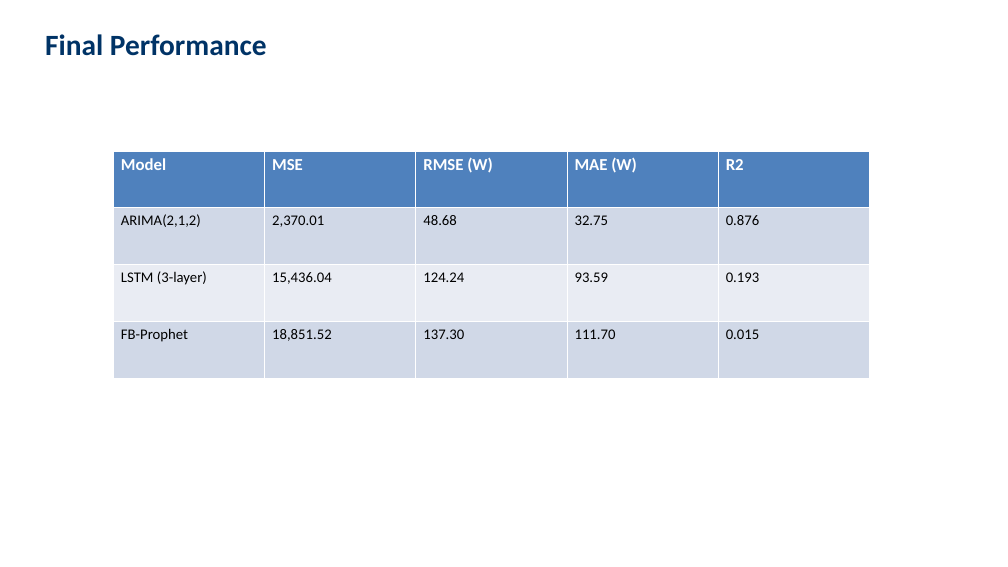
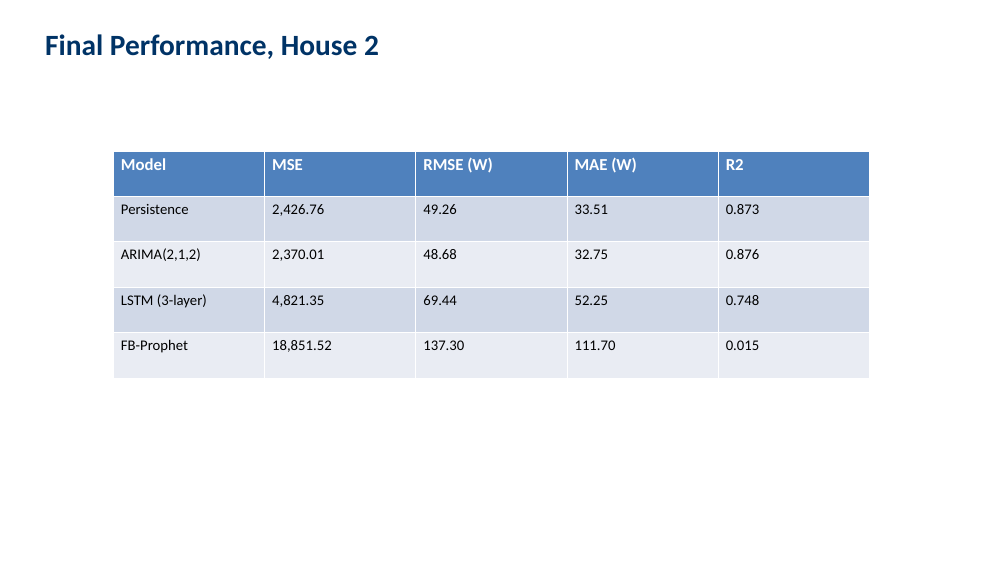
Before and after one commit to RsGoksel/refit-energy-forecasting, a slide deck: slide 11 of EBT629E_Project_Presentation.pptx (slide 10 before the commit). Drawn at 1008x567 pixels with LibreOffice and Linux fonts; fonts in the diff are those of the drawing. Boxes give left, top, right and bottom in pixels: in the first picture for what was removed or moved away, otherwise in the second. Text is boxed around its words. In the diff, an @@ line names an element or a change of style, - is before the commit and + after.

Commit message:
Add persistence baseline, Diebold-Mariano test, and cross-house validation
Major scientific update with three new analyses pushing methodological rigor:

1. Persistence baseline (y_hat[t] = y[t-1]) added as sanity check.
   - On House 2: R2 = 0.873 (vs ARIMA's 0.876, LSTM's 0.748, Prophet's 0.015)
   - Reveals that lag-1 autocorrelation dominates daily residential energy.

2. Diebold-Mariano test (Harvey-Leybourne-Newbold corrected) for statistical
   significance of forecast accuracy differences.
   - ARIMA vs Persistence: p=0.665 (NOT significant) - the apparent ARIMA win is noise
   - LSTM vs Persistence: p<0.001 (Persistence significantly better)
   - Prophet vs Persistence: p<0.001 (Persistence significantly better)
   - ARIMA vs LSTM/Prophet: p<0.001 (ARIMA significantly better)

3. Cross-house validation on Houses 1, 2, 5. Ranking is consistent on all three:
   Persistence ~ ARIMA > LSTM > Prophet, with Prophet often producing
   negative R2 (worse than predicting the mean).

Files changed:
- energy_forecasting.py: added run_persistence(), diebold_mariano_test(),
  4-model evaluation, cost interpretation output
- cross_house_validation.py: NEW, runs full pipeline on 3 houses
- regenerate_results_plots.py: NEW, refreshes plots from saved CSVs
- generate_final_report.py / _TR.py: added Sections 3.5 (Persistence),
  3.7 (DM test), 5.5 (DM results), 5.6 (Cross-house), 5.7 (Cost),
  rewrote Discussion and Conclusion to reflect the new findings
- generate_presentation.py: added 3 new slides (Persistence baseline,
  DM test, Cross-house), fixed Metrics slide caption, updated Discussion
  and Conclusion bullets
- README.md: added badges, TL;DR table, new Sections 5.1 (Persistence),
  8 (Significance + Cross-house), updated practical interpretation

Updated results:
- 20-page reports (EN + TR, was 17)
- 18-slide presentation (was 15)
- 12 figures including dm_test_plot.png and cross_house_comparison.png

```diff
--- a/EBT629E_Project_Presentation.pptx
+++ b/EBT629E_Project_Presentation.pptx
@@ text at [45, 34, 379, 59]: text changed @@
-Final Performance
+Final Performance, House 2
@@ table at [113, 151, 870, 378] @@
+row 2: Persistence | 2,426.76 | 49.26 | 33.51 | 0.873
-row 3: LSTM (3-layer) | 15,436.04 | 124.24 | 93.59 | 0.193
+row 4: LSTM (3-layer) | 4,821.35 | 69.44 | 52.25 | 0.748
```
Also in this commit, not shown: 2 other slides changed, 5 slides added, 2 slides removed, 21 other files.
